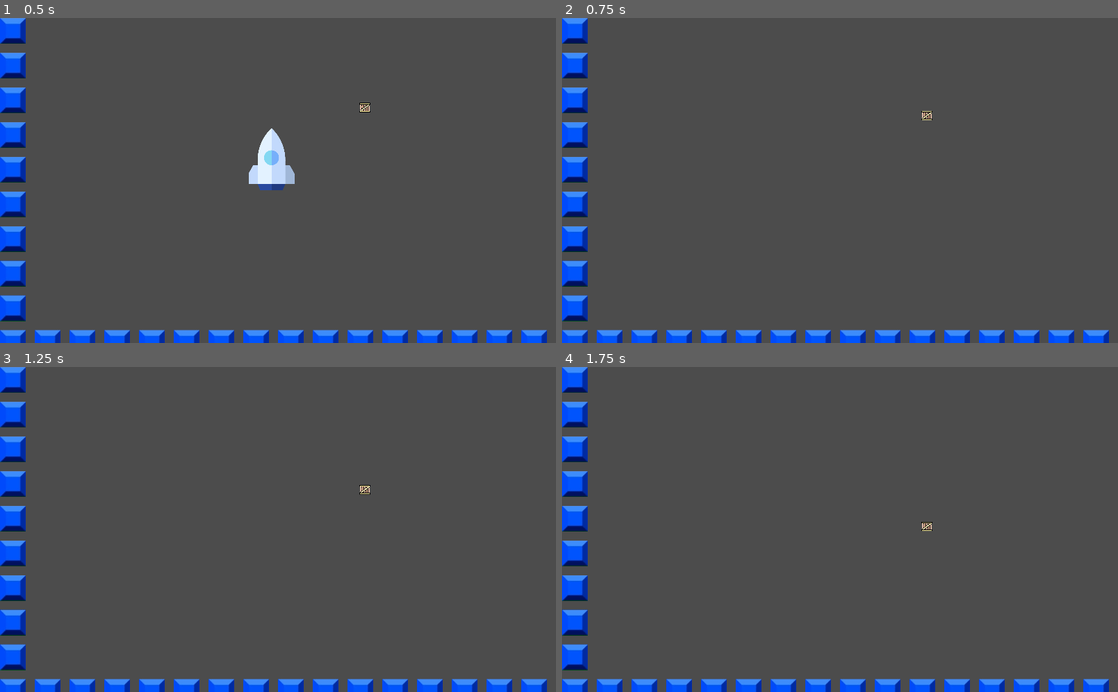
Above: before the commit, frames 1-4 (two rows, left to right).
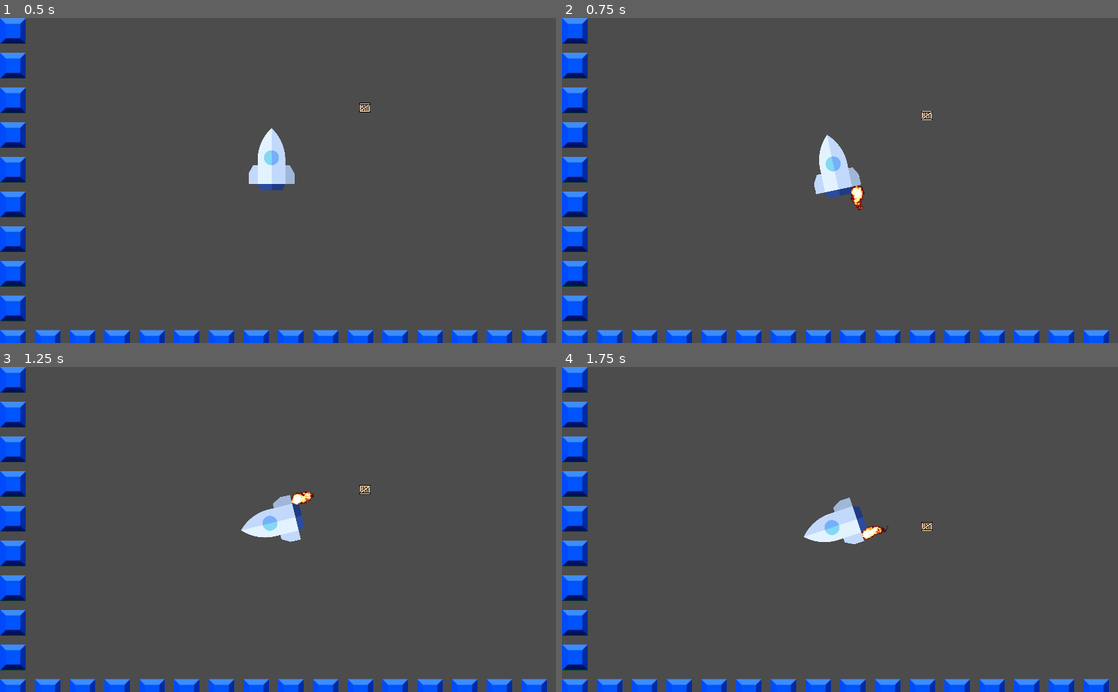
Above: after the commit, the same moments.

Repository: paul-asvb/raekaetae
Game: Godot game, scene res://src/levels/TestLevel.tscn
Same seed, same stepped clock (60 frames per second), same inputs: the game is played once before the commit and once after it.
Inputs:
- Up to frame 1 (0.5 s): no input
- Up to frame 2 (0.75 s): hold Right (move_right) from 0.53 s (still down)
- Up to frame 3 (1.25 s): keep holding Right (move_right)
- Up to frame 4 (1.75 s): release Right (move_right) at 1.28 s; hold A (move_left) from 1.28 s (still down)

Frame 1 is identical in both runs. In frame 2, 1.1% of the frame differs, in the area x 45-55%, y 35-60%; in frame 3, 1.1%; in frame 4, 1.1%.

Commit message:
remove physics edit in physics func

Diff:
--- a/src/actors/Player.gd
+++ b/src/actors/Player.gd
@@ -15,13 +15,13 @@
 
 	if right ==	 1 :
 		get_node("fireRight").visible = true
-		var boosterForceRight = Vector2(0,-force)+linear_velocity#.direction_to(-self.linear_velocity)
+		var boosterForceRight = Vector2(0,-force)
 		var offsetRight := Vector2(offset,0)
 		apply_impulse(offsetRight,boosterForceRight)
 
 	if left ==	 1 :
 		get_node("fireLeft").visible = true
-		var boosterForceLeft = Vector2(0,-force)+linear_velocity#.direction_to(-self.linear_velocity)
+		var boosterForceLeft = Vector2(0,-force)
 		var offsetleft := Vector2(-offset,0)
 		apply_impulse(offsetleft,boosterForceLeft)
 
--- a/src/actors/Player.tscn
+++ b/src/actors/Player.tscn
@@ -320,14 +320,14 @@
 position = Vector2( -32.0335, 71.2907 )
 rotation = 3.14159
 frames = SubResource( 61 )
-frame = 44
+frame = 48
 playing = true
 
 [node name="fireRight" type="AnimatedSprite" parent="."]
 position = Vector2( 30.82, 70.844 )
 rotation = 3.14159
 frames = SubResource( 61 )
-frame = 43
+frame = 47
 playing = true
 
 [node name="rakete" type="Sprite" parent="."]
